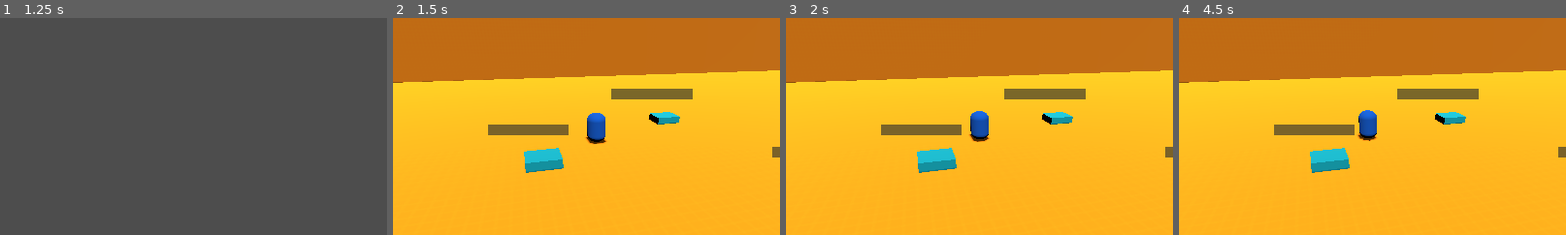
Above: before the commit, frames 1-4 (left to right).
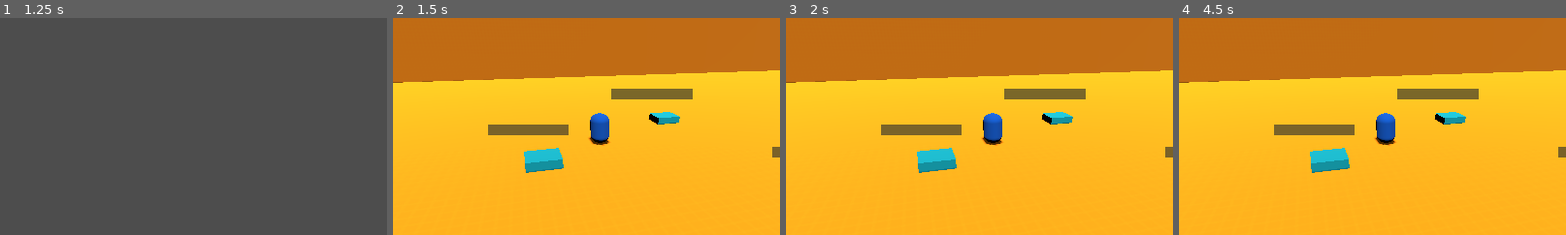
Above: after the commit, the same moments.

Repository: cgo722/DumbAI
Game: Godot game, scene res://main_world.tscn
Same seed, same stepped clock (60 frames per second), same inputs: the game is played once before the commit and once after it. The engine's default icon, where the game draws it, is replaced by a stand-in: a white triangle on a blue panel in a dark square.
Inputs (mouse positions are % of the whole screen's width and height, from its top left):
- Up to frame 1 (1.25 s): tap Enter at 0.5 s; move the mouse to (72, 45) at 0.52 s; click (72, 45) at 0.67 s
- Up to frame 2 (1.5 s): click "Level 1" at 1.25 s
- Up to frame 3 (2 s): no input
- Up to frame 4 (4.5 s): click (85, 10) at 2 s; click (85, 10) at 2.75 s; click (85, 10) at 3.5 s; click "Resume" at 4.25 s
The pictures show only the part of the screen within x 23-73%, y 17-67%; the shares and areas given below are measured in that part.

Frame 1 is identical in both runs. In frame 2, 0.4% of the frame differs, in the area x 49-57%, y 43-59%; in frame 3, 1.1%; in frame 4, 1.3%, in the area x 46-57%, y 42-59%.

Commit message:
working updating ai navigation

Diff:
--- a/AI/AI Resources/AI_Brain_Resource.gd
+++ b/AI/AI Resources/AI_Brain_Resource.gd
@@ -8,3 +8,4 @@
 @export var reaction_delay: float = 0.5     # Seconds delay before reacting
 @export var vertex_color: Color = Color(1, 1, 1)  # Default to white
 @export var leave_chance : float = 1
+@export var min_wander_distance: float = 25.0 # Minimum distance for wander destinations
--- a/AI/ai_base.gd
+++ b/AI/ai_base.gd
@@ -68,6 +68,8 @@
 
 var gravity_enabled := true
 
+@export var min_wander_distance: float = 4.0  # Minimum distance for wander destinations
+
 func get_random_navmesh_point(center: Vector3, radius: float) -> Vector3:
 	var nav_map = nav_agent.get_navigation_map()
 	if nav_map == null:
@@ -90,6 +92,28 @@
 
 		tries += 1
 	return center  # fallback if no valid point found
+
+func get_random_navmesh_point_anywhere() -> Vector3:
+	var nav_map = nav_agent.get_navigation_map()
+	if nav_map == null:
+		return global_transform.origin
+	# Get the navmesh bounding box (approximate)
+	var aabb = nav_agent.get_parent().get_aabb() if nav_agent.get_parent().has_method("get_aabb") else null
+	if aabb == null:
+		return global_transform.origin
+	var best_point = global_transform.origin
+	var best_dist = -1.0
+	var y = global_transform.origin.y
+	for i in range(50):
+		var rand_x = randf_range(aabb.position.x, aabb.position.x + aabb.size.x)
+		var rand_z = randf_range(aabb.position.z, aabb.position.z + aabb.size.z)
+		var candidate = Vector3(rand_x, y, rand_z)
+		var closest = NavigationServer3D.map_get_closest_point(nav_map, candidate)
+		var dist = global_transform.origin.distance_to(closest)
+		if dist > best_dist:
+			best_dist = dist
+			best_point = closest
+	return best_point
 
 func check_stuck(delta):
 	if global_transform.origin.distance_to(last_position) < stuck_distance_threshold:
@@ -132,58 +156,49 @@
 		return
 
 	check_stuck(delta)
-	if state == AIState.AIMLESS:
-		if nav_agent.is_navigation_finished() or global_transform.origin.distance_to(nav_agent.get_target_position()) < 0.5:
-			var tries := 0
-			while tries < 10:
-				var new_destination = get_random_navmesh_point(global_transform.origin, aimless_radius)
-				if global_transform.origin.distance_to(new_destination) > 1.0:
-					destination = new_destination
+
+	# Only pick a new destination when navigation is finished or just arrived
+	if nav_agent.is_navigation_finished() or global_transform.origin.distance_to(nav_agent.get_target_position()) < 0.5:
+		match state:
+			AIState.AIMLESS, AIState.JUMPER, AIState.THRILLSEEKER, AIState.COWARD:
+				var best_distance := -1.0
+				var best_destination := global_transform.origin
+				for i in range(10):
+					# Use a random point anywhere on the navmesh
+					var candidate = get_random_navmesh_point_anywhere()
+					var dist = global_transform.origin.distance_to(candidate)
+					if dist > chosen_brain.min_wander_distance and dist > best_distance:
+						best_distance = dist
+						best_destination = candidate
+				if best_distance > chosen_brain.min_wander_distance:
+					destination = best_destination
 					set_destination(destination)
-					nav_agent.set_target_position(destination)
-					break
-				tries += 1
-
-	if state == AIState.JUMPER:
-		if nav_agent.is_navigation_finished() or global_transform.origin.distance_to(nav_agent.get_target_position()) < 0.5:
-			var tries := 0
-			while tries < 10:
-				var new_destination = get_random_navmesh_point(global_transform.origin, aimless_radius)
-				if global_transform.origin.distance_to(new_destination) > 1.0:
-					destination = new_destination
-					set_destination(destination)
-					break
-				tries += 1
+			AIState.FOLLOWER:
+				# Follower logic handled below
+				pass
 
 	match state:
 		AIState.THRILLSEEKER:
 			# If no focused danger or it's invalid, find a new one
 			if focused_danger == null or not is_instance_valid(focused_danger):
-				var danger_data := get_nearest_danger()
-				var danger = danger_data[0]
-				var dist = danger_data[1]
-				if danger and dist < chosen_brain.detection_range:
-					focused_danger = danger
-				else:
-					focused_danger = null
-
-			if focused_danger != null:
-				var dist = global_transform.origin.distance_to(focused_danger.global_transform.origin)
-				if dist < chosen_brain.detection_range:
-					nav_agent.set_target_position(focused_danger.global_transform.origin)
-				else:
-					focused_danger = null
-
-			if nav_agent.is_navigation_finished() or global_transform.origin.distance_to(nav_agent.get_target_position()) < 0.5:
+				focused_danger = null
+				# Danger disappeared, pick a new random destination immediately
 				var tries := 0
 				while tries < 10:
 					var new_destination = get_random_navmesh_point(global_transform.origin, aimless_radius)
 					if global_transform.origin.distance_to(new_destination) > 1.0:
 						destination = new_destination
 						set_destination(destination)
-						nav_agent.set_target_position(destination)
 						break
 					tries += 1
+			else:
+				var dist = global_transform.origin.distance_to(focused_danger.global_transform.origin)
+				if dist < chosen_brain.detection_range:
+					# Only set target if not already set
+					if nav_agent.get_target_position() != focused_danger.global_transform.origin:
+						nav_agent.set_target_position(focused_danger.global_transform.origin)
+				else:
+					focused_danger = null
 
 			var next_pos = nav_agent.get_next_path_position()
 			var direction = (next_pos - global_transform.origin).normalized()
@@ -192,34 +207,26 @@
 		AIState.COWARD:
 			# If no focused danger or it's invalid, find a new one
 			if focused_danger == null or not is_instance_valid(focused_danger):
-				var danger_data := get_nearest_danger()
-				var danger = danger_data[0]
-				var dist = danger_data[1]
-				if danger and dist < chosen_brain.detection_range:
-					focused_danger = danger
-				else:
-					focused_danger = null
-
-			if focused_danger != null:
-				var dist = global_transform.origin.distance_to(focused_danger.global_transform.origin)
-				if dist < chosen_brain.detection_range:
-					# Run directly away from the focused danger
-					var escape_direction = (global_transform.origin - focused_danger.global_transform.origin).normalized()
-					var escape_pos = global_transform.origin + escape_direction * aimless_radius
-					nav_agent.set_target_position(escape_pos)
-				else:
-					focused_danger = null  # Lost interest, out of range
-
-			if nav_agent.is_navigation_finished() or global_transform.origin.distance_to(nav_agent.get_target_position()) < 0.5:
+				focused_danger = null
+				# Danger disappeared, pick a new random destination immediately
 				var tries := 0
 				while tries < 10:
 					var new_destination = get_random_navmesh_point(global_transform.origin, aimless_radius)
 					if global_transform.origin.distance_to(new_destination) > 1.0:
 						destination = new_destination
 						set_destination(destination)
-						nav_agent.set_target_position(destination)
 						break
 					tries += 1
+			else:
+				var dist = global_transform.origin.distance_to(focused_danger.global_transform.origin)
+				if dist < chosen_brain.detection_range:
+					# Run directly away from the focused danger
+					var escape_direction = (global_transform.origin - focused_danger.global_transform.origin).normalized()
+					var escape_pos = global_transform.origin + escape_direction * aimless_radius
+					if nav_agent.get_target_position() != escape_pos:
+						nav_agent.set_target_position(escape_pos)
+				else:
+					focused_danger = null  # Lost interest, out of range
 
 			var next_pos = nav_agent.get_next_path_position()
 			var direction = (next_pos - global_transform.origin).normalized()
@@ -452,9 +459,7 @@
 	if is_being_held:
 		is_being_held = false
 		gravity_enabled = true
-		var pos = global_transform.origin
-		pos.y = original_y
-		global_transform.origin = pos
+		# Do not snap Y position back to original_y; leave AI at dropped position
 		# Hide marker when released
 		if drop_marker:
 			drop_marker.visible = false
--- a/Controlls/mobile_input.gd
+++ b/Controlls/mobile_input.gd
@@ -44,10 +44,21 @@
 			return
 		var from = camera.project_ray_origin(event.position)
 		var to = from + camera.project_ray_normal(event.position) * 1000
-		var intersect = drag_plane.intersects_ray(from, to)
-		if intersect != null:
-			var new_pos = intersect - drag_offset
-			grabbed_agent.global_transform.origin = new_pos
+		# Use a raycast to find the first walkable surface (floor)
+		var space_state = camera.get_world_3d().direct_space_state
+		var params = PhysicsRayQueryParameters3D.new()
+		params.from = from
+		params.to = to
+		params.collision_mask = 1 << 0  # Default to layer 1 for floors, adjust if needed
+		params.exclude = []
+		var result = space_state.intersect_ray(params)
+		if result:
+			var above_floor_pos = result.position + Vector3(0, 5, 0)
+			grabbed_agent.global_transform.origin = above_floor_pos
+			# --- NavMesh region fix: force NavigationAgent3D to update region ---
+			if "nav_agent" in grabbed_agent and grabbed_agent.nav_agent:
+				grabbed_agent.nav_agent.set_navigation_map(grabbed_agent.nav_agent.get_navigation_map())
+				grabbed_agent.nav_agent.set_target_position(above_floor_pos)
 
 func raycast_ai(screen_pos: Vector2) -> Node:
 	var from = camera.project_ray_origin(screen_pos)
